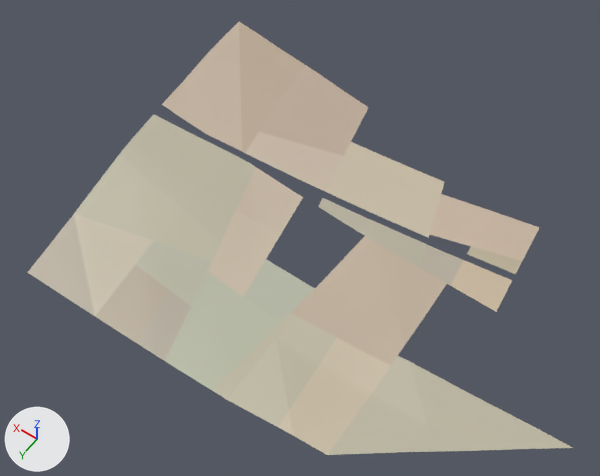
The glTF model assets/malta/countryside/farm_-9_0_soil.glb, before and after one commit.
One viewpoint serves both versions: a camera (50 mm lens) standing at (-72.0, 74.0, 730.0) and looking at (221.0, -336.0, 85.0). Arrows for +X, +Y and +Z are at lower left; the lights stay in place. The older version comes first. Vertices at exactly the same position are counted once.

Objects in the first picture: 'geometry_0'.
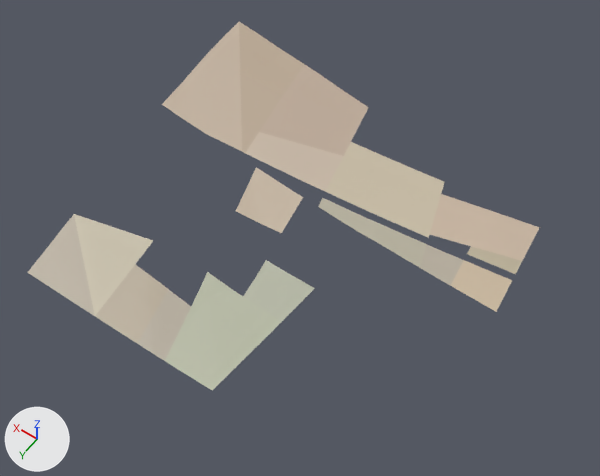
Location of each change, (x1, y1, x2, y2) in pixels of the pictures (600 x 476 px):
'geometry_0', reshaped (6% narrower, 15% shorter)
    before: (27, 22, 573, 455)
    after: (27, 22, 540, 390)
part 1 of me_geometry_0, cut back
    before: (74, 114, 573, 455)
    after: (210, 260, 301, 296)

Diff of the bpy script that builds the scene:
```diff
--- a/assets/malta/countryside/farm_-9_0_soil.glb.py
+++ b/assets/malta/countryside/farm_-9_0_soil.glb.py
@@ me_geometry_0 @@
 # used by ob_geometry_0; location = (0.0, 0.0, 0.0)
-me_geometry_0.from_pydata(...)  # 220 vertices, 286 faces; spans x -89.0..464.0, y -550.0..-159.0, z 59.0..104.0
+me_geometry_0.from_pydata(...)  # 161 vertices, 181 faces; spans x 25.0..464.0, y -550.0..-159.0, z 59.0..104.0
+# me_geometry_0 part 1
+# 65 vertices are removed from x -89.0..446.0, y -385.0..-166.0, z 60.0..97.0
+# 113 faces are deleted
+# 6 vertices are added at (250.0, -259.0, 67.0), (236.0, -284.0, 68.0), (230.0, -295.0, 69.0), (239.0, -302.0, 71.0), (213.0, -304.0, 70.0), (239.0, -303.0, 71.0)
+# 8 new faces join them
 me_geometry_0.materials.append(mat_defaultmaterial)
```
